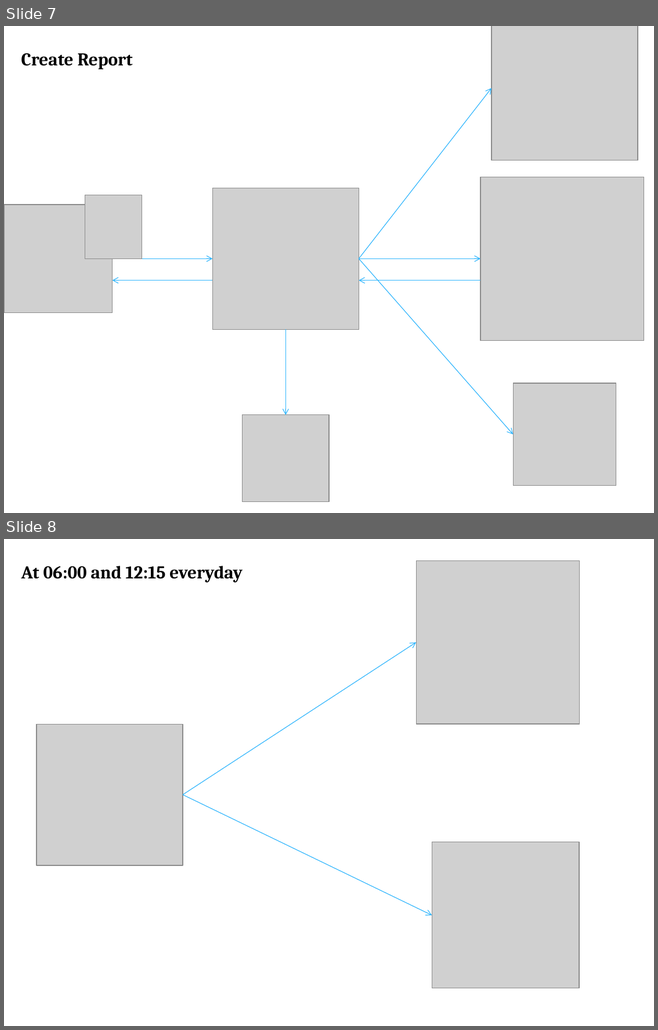
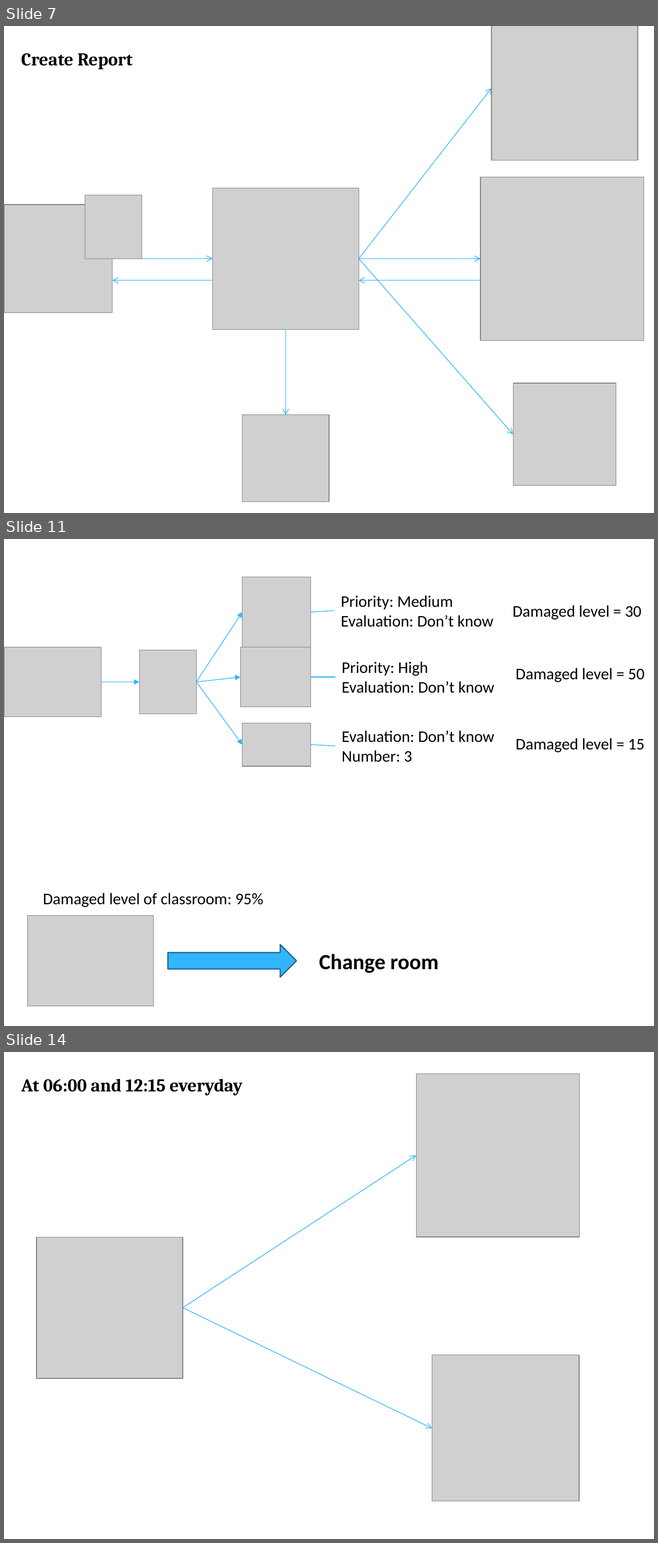
Before and after one commit to tranquang9a1/ECRM, a slide deck: Document/ECRM-Presentation.pptx. Shown one above the other, each under a label of ours: slides 7 and 8 before the commit, slides 7, 11 and 14 after it; the slides between them are not shown. The pictures are 658x1030 and 658x1543 pixels, drawn with LibreOffice and Linux fonts; fonts in the diff are those of the drawing; grey boxes stand for pictures. Boxes give left, top, right and bottom in pixels: in the first picture for what was removed or moved away, otherwise in the second. Text is boxed around its words. In the diff, an @@ line names an element or a change of style, - is before the commit and + after.

```diff
--- a/Document/ECRM-Presentation.pptx
+++ b/Document/ECRM-Presentation.pptx
@@ slide 11 added at (4, 539, 654, 1026), background #FFFFFF @@
@@ picture added at (242, 577, 311, 647) @@
@@ text added at (340, 595, 493, 627), 18 pt, text #000000 @@
+Priority: Medium
+Evaluation: Don’t know
@@ text added at (512, 605, 641, 620), 18 pt, text #000000 @@
+Damaged level = 30
@@ arrow added from (197, 682) to (242, 611), #31B6FD 0.75 pt @@
@@ line added from (311, 611) to (334, 610), #31B6FD 0.75 pt @@
@@ picture added at (4, 647, 101, 717) @@
@@ picture added at (139, 650, 197, 714) @@
@@ picture added at (241, 647, 311, 707) @@
@@ arrow added from (197, 682) to (241, 676), #31B6FD 0.75 pt @@
@@ line added from (311, 676) to (335, 676), #31B6FD 0.75 pt @@
@@ text added at (342, 661, 494, 693), 18 pt, text #000000 @@
+Priority: High
+Evaluation: Don’t know
@@ text added at (516, 668, 644, 682), 18 pt, text #000000 @@
+Damaged level = 50
@@ arrow added from (101, 682) to (139, 682), #31B6FD 0.75 pt @@
@@ arrow added from (197, 682) to (242, 745), #31B6FD 0.75 pt @@
@@ picture added at (242, 723, 311, 766) @@
@@ line added from (311, 745) to (335, 746), #31B6FD 0.75 pt @@
@@ text added at (342, 730, 494, 762), 18 pt, text #000000 @@
+Evaluation: Don’t know
+Number: 3
@@ text added at (516, 738, 644, 752), 18 pt, text #000000 @@
+Damaged level = 15
@@ text added at (43, 893, 263, 907), 18 pt, text #000000 @@
+Damaged level of classroom: 95%
@@ picture added at (27, 916, 154, 1006) @@
@@ right arrow added at (168, 945, 296, 977), fill #31B6FD, outline #195F84 1.25 pt @@
@@ text added at (319, 954, 438, 973), 24 pt, text #000000, bold @@
+Change room
@@ what was slide 8 is now slide 14 @@
```
Also in this commit, not shown: 1 slide changed, 5 other slides added.
